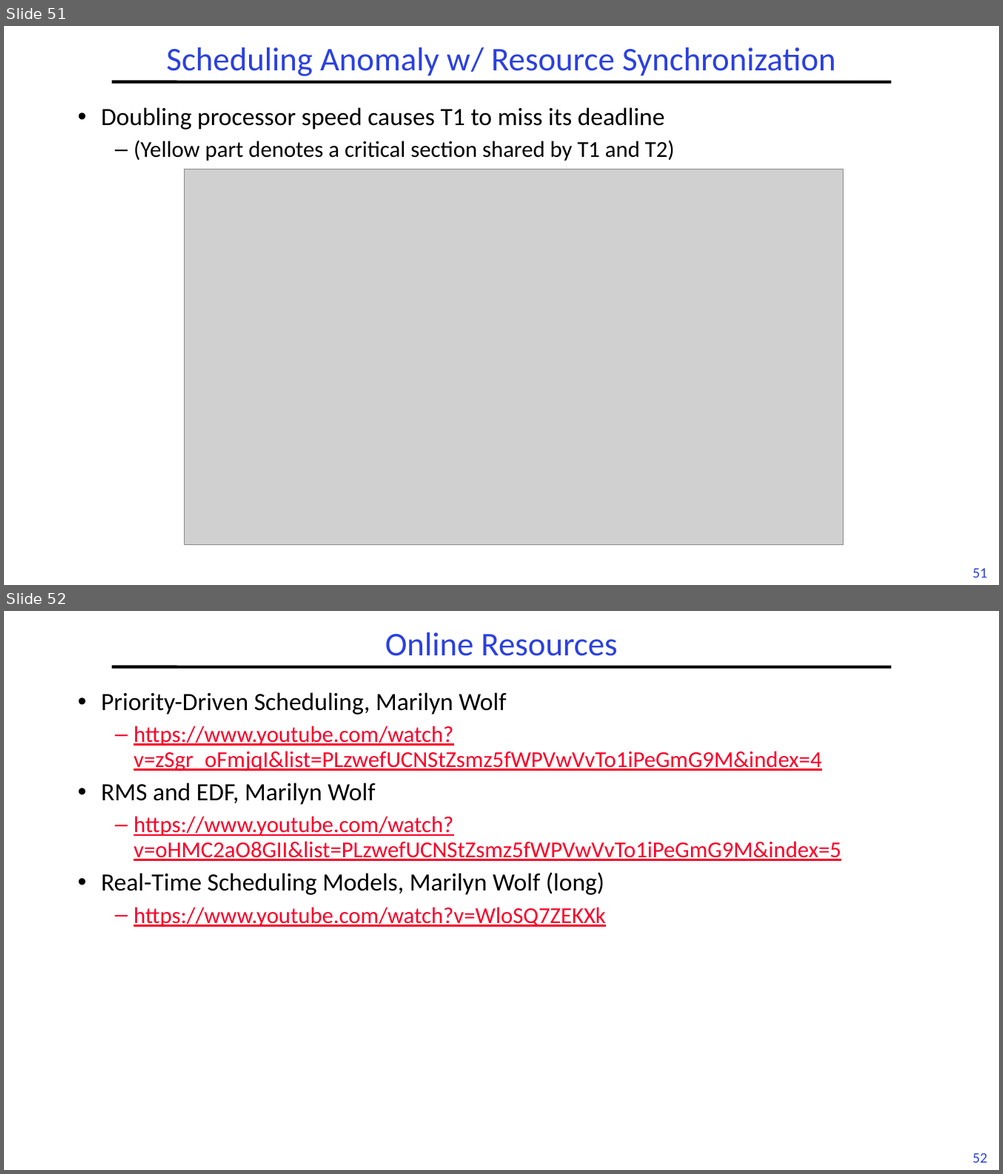
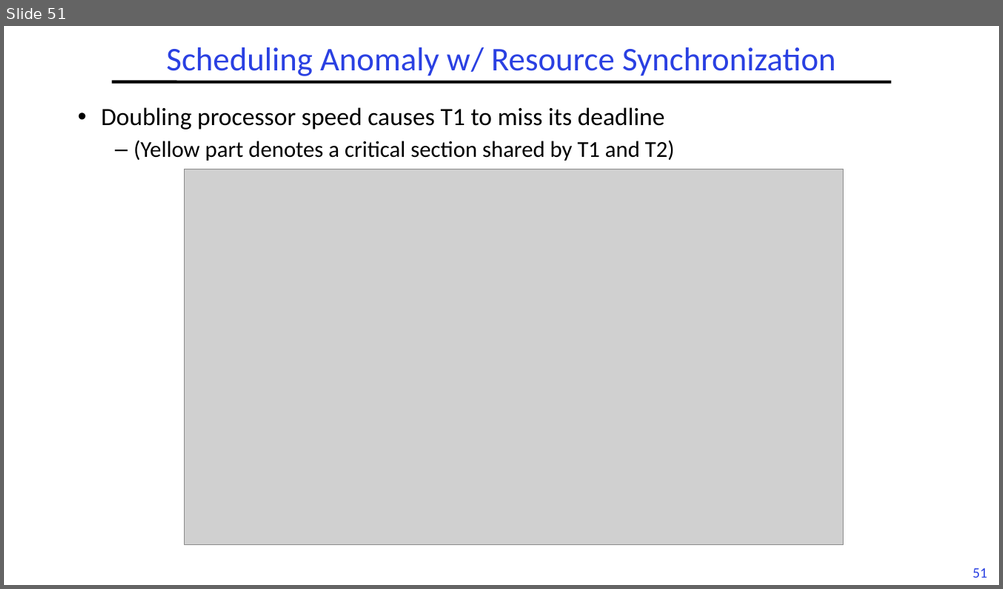
Before and after one commit to guhofstra/CSC256Fa25, a slide deck: PPTs/L6-RTScheduling II.pptx. Shown one above the other, each under a label of ours: slides 51 and 52 before the commit, slide 51 after it. The pictures are 1003x1174 and 1003x589 pixels, drawn with LibreOffice and Linux fonts; fonts in the diff are those of the drawing; grey boxes stand for pictures. Boxes give left, top, right and bottom in pixels: in the first picture for what was removed or moved away, otherwise in the second. Text is boxed around its words. In the diff, an @@ line names an element or a change of style, - is before the commit and + after.

```diff
--- a/PPTs/L6-RTScheduling II.pptx
+++ b/PPTs/L6-RTScheduling II.pptx
@@ slide 52 removed at [4,611,999,1170], background #FFFFFF; not listed: 2 template elements that a slide beside it also shows @@
@@ title removed at [385,632,617,656] @@
-Online Resources
@@ text removed at [101,692,841,927] @@
-• Priority-Driven Scheduling, Marilyn Wolf
-  – https://www.youtube.com/watch?v=zSgr_oFmjqI&list=PLzwefUCNStZsmz5fWPVwVvTo1iPeGmG9M&index=4
-• RMS and EDF, Marilyn Wolf
-  – https://www.youtube.com/watch?v=oHMC2aO8GII&list=PLzwefUCNStZsmz5fWPVwVvTo1iPeGmG9M&index=5
-• Real-Time Scheduling Models, Marilyn Wolf (long)
-  – https://www.youtube.com/watch?v=WloSQ7ZEKXk
```
Also in this commit, not shown: 1 other file.
